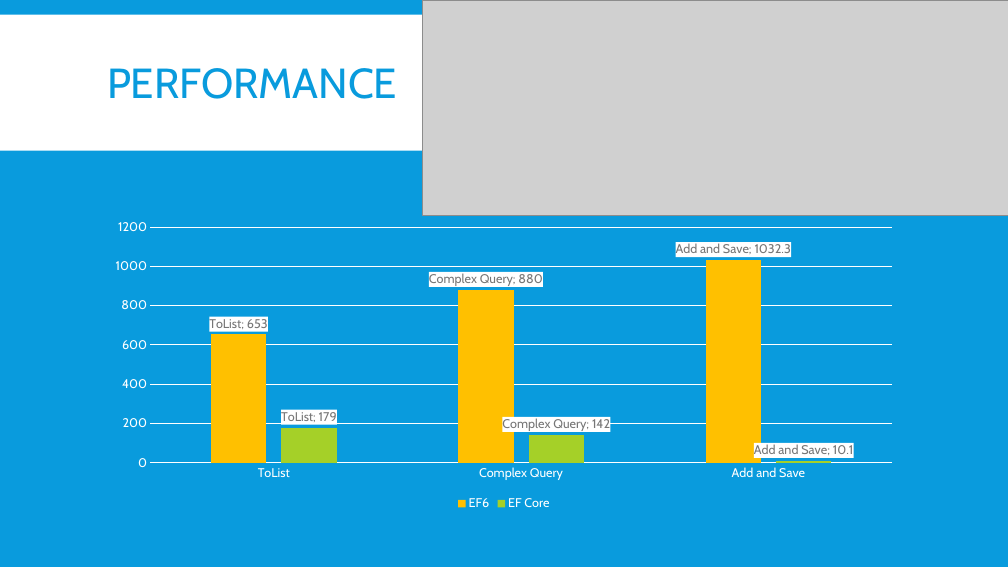
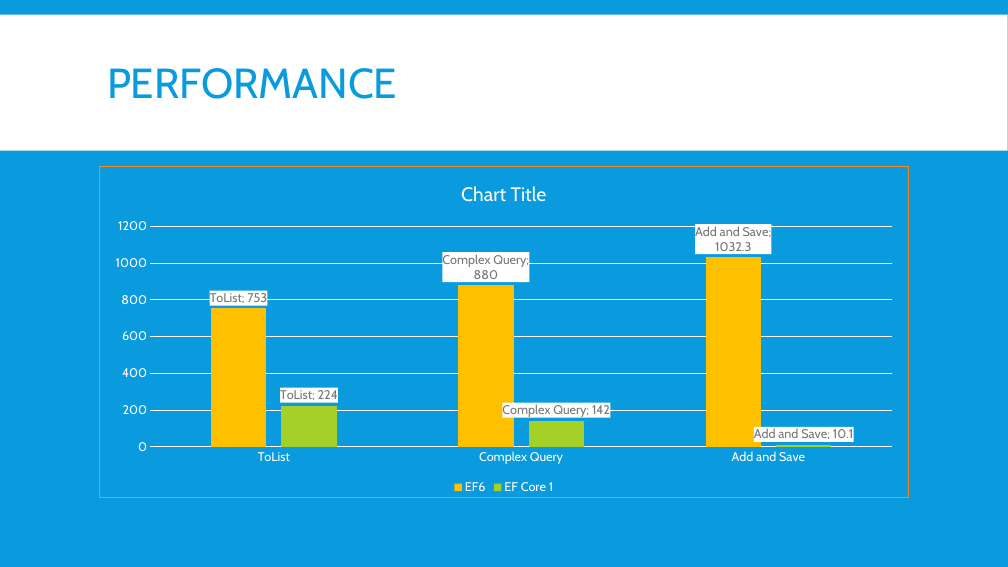
Before and after one commit to jwooley/EfCore, a slide deck: slide 8 of EfCoreGettingStarted.pptx. Drawn at 1008x567 pixels with LibreOffice and Linux fonts; fonts in the diff are those of the drawing; grey boxes stand for pictures. Boxes give left, top, right and bottom in pixels: in the first picture for what was removed or moved away, otherwise in the second. Text is boxed around its words. In the diff, an @@ line names an element or a change of style, - is before the commit and + after.

```diff
--- a/EfCoreGettingStarted.pptx
+++ b/EfCoreGettingStarted.pptx
@@ picture removed at box(423, 0, 1008, 216) @@
@@ column chart at box(100, 166, 909, 498) @@
@@ EF6, ToList: 653 to 753 @@
-EF Core: 179, 142, 10.1
+EF Core 1: 224, 142, 10.1
@@ border changed @@
@@ column chart: place and size @@
-column chart at box(100, 166, 909, 514)
+column chart at box(100, 166, 909, 498)
```
Also in this commit, not shown: 1 other slide changed, 3 slides added, 6 other files.
